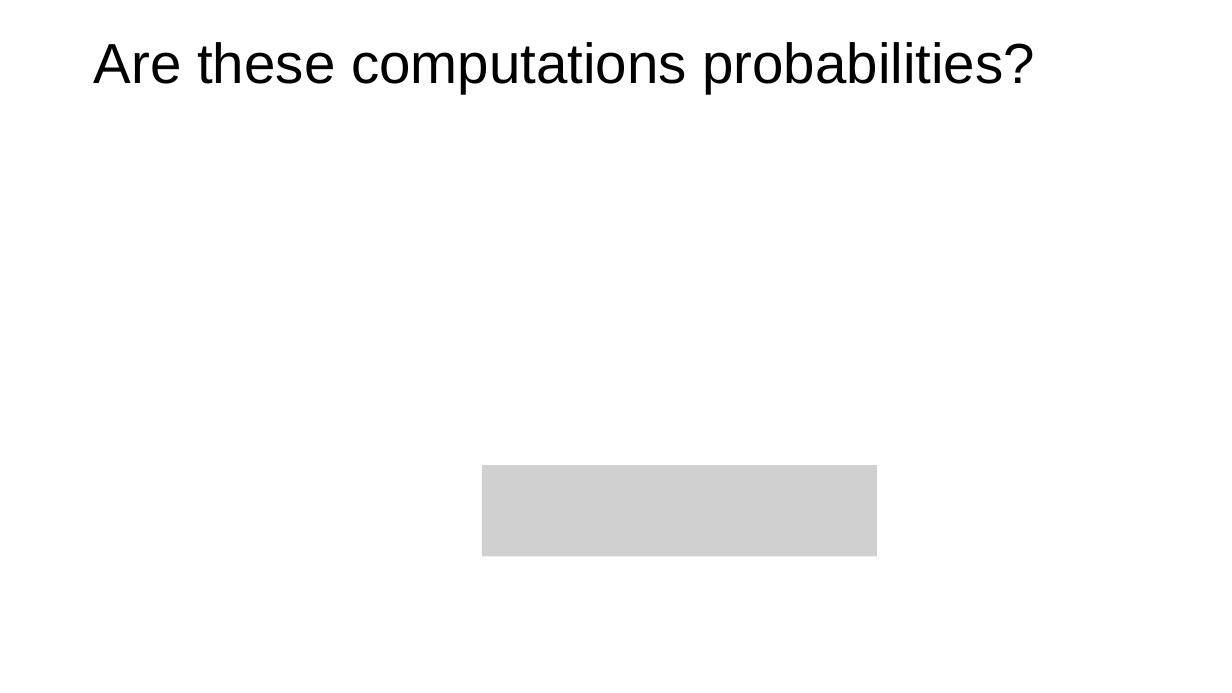
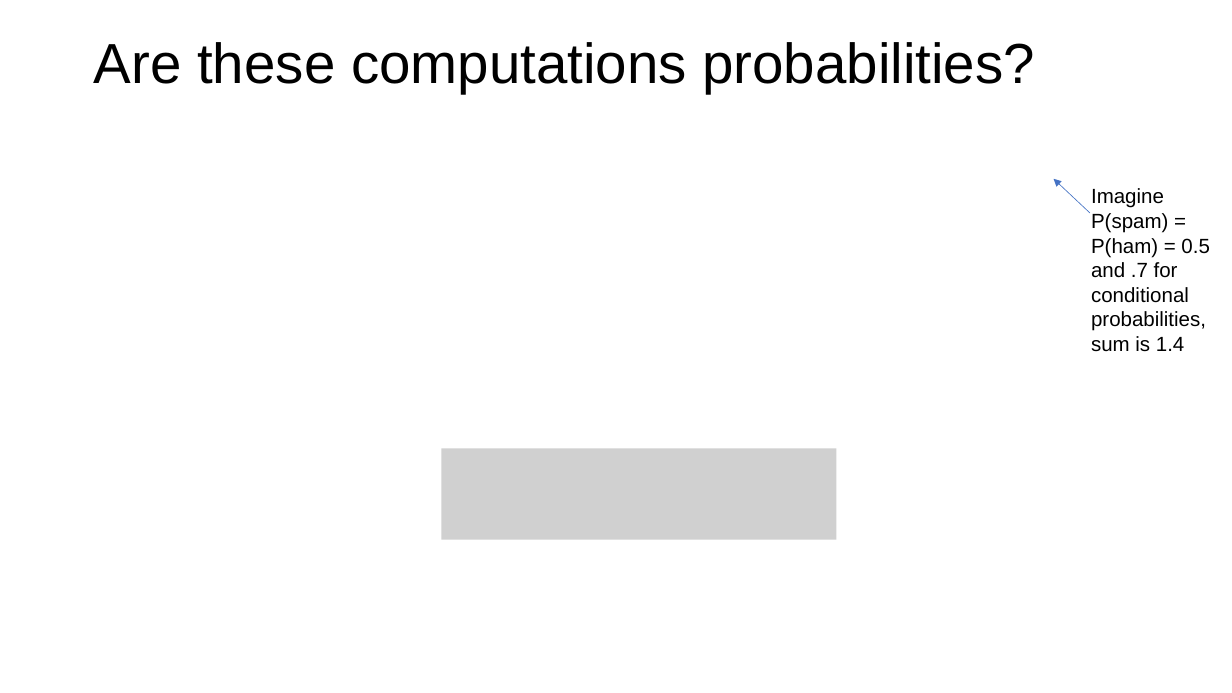
Before and after one commit to parrt/msds621, a slide deck: slide 8 of lectures/naive-bayes.pptx. Drawn at 1232x693 pixels with LibreOffice and Linux fonts; fonts in the diff are those of the drawing; grey boxes stand for pictures; background and template pictures are left out. Boxes give left, top, right and bottom in pixels: in the first picture for what was removed or moved away, otherwise in the second. Text is boxed around its words. In the diff, an @@ line names an element or a change of style, - is before the commit and + after.

```diff
--- a/lectures/naive-bayes.pptx
+++ b/lectures/naive-bayes.pptx
@@ arrow added from (1091, 213) to (1054, 178), #4472C4 0.5 pt @@
@@ text added at (1091, 188, 1209, 352), 16 pt, text #000000 @@
+Imagine P(spam) = P(ham) = 0.5 and .7 for conditional probabilities, sum is 1.4
@@ picture: place and size @@
-picture at (482, 465, 877, 556)
+picture at (442, 448, 836, 540)
```
Also in this commit, not shown: 1 other slide changed, 1 other file.
